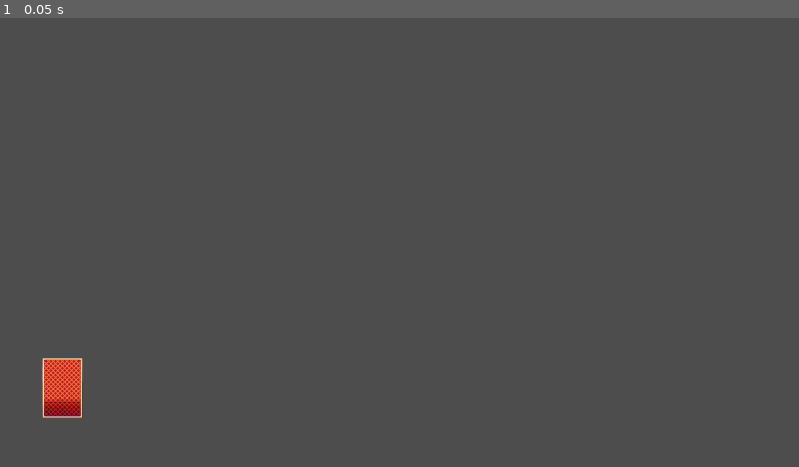
Above: before the commit, frame 1.
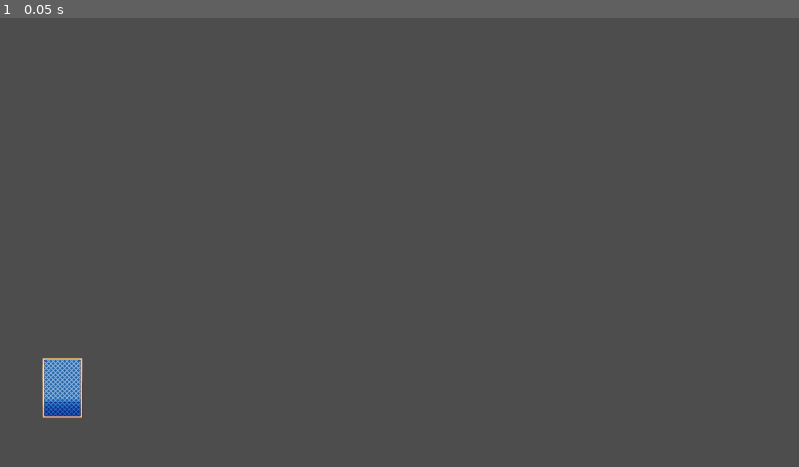
Above: after the commit, the same moment.

Repository: DanielHance/Multiplayer-card-Test-Project
Game: Godot game, scene res://Scenes/Card.tscn
Same seed, same stepped clock (60 frames per second), same inputs: the game is played once before the commit and once after it. This scene is started directly instead of the project's main scene.
Inputs:
- Up to frame 1 (0.05 s): no input

The runs differ from the first frame. In frame 1, 0.6% of the frame differs, in the area x 5-11%, y 76-89%.
Error in both runs: Invalid call. Nonexistent function 'connect_card_signals' in base 'Window'. (res://Script/Card.gd:11)

Commit message:
Card Flip

Diff:
--- a/Scenes/Card.tscn
+++ b/Scenes/Card.tscn
@@ -1,22 +1,205 @@
 [gd_scene format=3 uid="uid://belvm77225t2m"]
 
 [ext_resource type="Script" uid="uid://bbxq81ibqj15q" path="res://Script/Card.gd" id="1_3p273"]
-[ext_resource type="Texture2D" uid="uid://cfaq6w0aqdb7i" path="res://Assets/Cards/card-back2.png" id="2_h8wm0"]
+[ext_resource type="Texture2D" uid="uid://bhbvrlmn3ex85" path="res://Assets/Cards/card-back1.png" id="2_h8wm0"]
+[ext_resource type="Texture2D" uid="uid://cetv7rqyjfqks" path="res://Assets/Cards/card-blank.png" id="3_3m7nw"]
 
 [sub_resource type="RectangleShape2D" id="RectangleShape2D_hael8"]
 size = Vector2(96, 144)
+
+[sub_resource type="Animation" id="Animation_kphy1"]
+length = 0.001
+tracks/0/type = "value"
+tracks/0/imported = false
+tracks/0/enabled = true
+tracks/0/path = NodePath("Health:modulate")
+tracks/0/interp = 1
+tracks/0/loop_wrap = true
+tracks/0/keys = {
+"times": PackedFloat32Array(0),
+"transitions": PackedFloat32Array(1),
+"update": 0,
+"values": [Color(0, 0, 0, 0)]
+}
+tracks/1/type = "value"
+tracks/1/imported = false
+tracks/1/enabled = true
+tracks/1/path = NodePath("Attack:modulate")
+tracks/1/interp = 1
+tracks/1/loop_wrap = true
+tracks/1/keys = {
+"times": PackedFloat32Array(0),
+"transitions": PackedFloat32Array(1),
+"update": 0,
+"values": [Color(0, 0, 0, 0)]
+}
+tracks/2/type = "value"
+tracks/2/imported = false
+tracks/2/enabled = true
+tracks/2/path = NodePath("CardImageBack:scale")
+tracks/2/interp = 1
+tracks/2/loop_wrap = true
+tracks/2/keys = {
+"times": PackedFloat32Array(0),
+"transitions": PackedFloat32Array(1),
+"update": 0,
+"values": [Vector2(1, 1)]
+}
+tracks/3/type = "value"
+tracks/3/imported = false
+tracks/3/enabled = true
+tracks/3/path = NodePath("CardImageBack:z_index")
+tracks/3/interp = 1
+tracks/3/loop_wrap = true
+tracks/3/keys = {
+"times": PackedFloat32Array(0),
+"transitions": PackedFloat32Array(1),
+"update": 1,
+"values": [0]
+}
+tracks/4/type = "value"
+tracks/4/imported = false
+tracks/4/enabled = true
+tracks/4/path = NodePath("CardImage:z_index")
+tracks/4/interp = 1
+tracks/4/loop_wrap = true
+tracks/4/keys = {
+"times": PackedFloat32Array(0),
+"transitions": PackedFloat32Array(1),
+"update": 1,
+"values": [-1]
+}
+tracks/5/type = "value"
+tracks/5/imported = false
+tracks/5/enabled = true
+tracks/5/path = NodePath("CardImage:scale")
+tracks/5/interp = 1
+tracks/5/loop_wrap = true
+tracks/5/keys = {
+"times": PackedFloat32Array(0),
+"transitions": PackedFloat32Array(1),
+"update": 0,
+"values": [Vector2(1, 1)]
+}
+
+[sub_resource type="Animation" id="Animation_wejov"]
+resource_name = "card_flip"
+step = 0.01
+tracks/0/type = "value"
+tracks/0/imported = false
+tracks/0/enabled = true
+tracks/0/path = NodePath("Health:modulate")
+tracks/0/interp = 1
+tracks/0/loop_wrap = true
+tracks/0/keys = {
+"times": PackedFloat32Array(0, 0.1512283, 0.20143609),
+"transitions": PackedFloat32Array(1, 1, 1),
+"update": 0,
+"values": [Color(0, 0, 0, 0), Color(0, 0, 0, 0), Color(0, 0, 0, 1)]
+}
+tracks/1/type = "value"
+tracks/1/imported = false
+tracks/1/enabled = true
+tracks/1/path = NodePath("Attack:modulate")
+tracks/1/interp = 1
+tracks/1/loop_wrap = true
+tracks/1/keys = {
+"times": PackedFloat32Array(0, 0.1512283, 0.20143609),
+"transitions": PackedFloat32Array(1, 1, 1),
+"update": 0,
+"values": [Color(0, 0, 0, 0), Color(0, 0, 0, 0), Color(0, 0, 0, 1)]
+}
+tracks/2/type = "value"
+tracks/2/imported = false
+tracks/2/enabled = true
+tracks/2/path = NodePath("CardImageBack:scale")
+tracks/2/interp = 1
+tracks/2/loop_wrap = true
+tracks/2/keys = {
+"times": PackedFloat32Array(0, 0.1010205, 0.20083117),
+"transitions": PackedFloat32Array(1, 1, 1),
+"update": 0,
+"values": [Vector2(1, 1), Vector2(0.1, 1), Vector2(1, 1)]
+}
+tracks/3/type = "value"
+tracks/3/imported = false
+tracks/3/enabled = true
+tracks/3/path = NodePath("CardImageBack:z_index")
+tracks/3/interp = 1
+tracks/3/loop_wrap = true
+tracks/3/keys = {
+"times": PackedFloat32Array(0, 0.1010205),
+"transitions": PackedFloat32Array(1, 1),
+"update": 1,
+"values": [0, -1]
+}
+tracks/4/type = "value"
+tracks/4/imported = false
+tracks/4/enabled = true
+tracks/4/path = NodePath("CardImage:z_index")
+tracks/4/interp = 1
+tracks/4/loop_wrap = true
+tracks/4/keys = {
+"times": PackedFloat32Array(0, 0.1010205),
+"transitions": PackedFloat32Array(1, 1),
+"update": 1,
+"values": [-1, 0]
+}
+tracks/5/type = "value"
+tracks/5/imported = false
+tracks/5/enabled = true
+tracks/5/path = NodePath("CardImage:scale")
+tracks/5/interp = 1
+tracks/5/loop_wrap = true
+tracks/5/keys = {
+"times": PackedFloat32Array(0, 0.1010205, 0.20083117),
+"transitions": PackedFloat32Array(1, 1, 1),
+"update": 0,
+"values": [Vector2(1, 1), Vector2(0.1, 1), Vector2(1, 1)]
+}
+
+[sub_resource type="AnimationLibrary" id="AnimationLibrary_c6tr3"]
+_data = {
+&"RESET": SubResource("Animation_kphy1"),
+&"card_flip": SubResource("Animation_wejov")
+}
 
 [node name="Card" type="Node2D" unique_id=863296413]
 position = Vector2(150, 890)
 script = ExtResource("1_3p273")
 
+[node name="CardImageBack" type="Sprite2D" parent="." unique_id=247275814]
+texture = ExtResource("2_h8wm0")
+
 [node name="CardImage" type="Sprite2D" parent="." unique_id=960466032]
-texture = ExtResource("2_h8wm0")
+z_index = -1
+texture = ExtResource("3_3m7nw")
 
 [node name="Area2D" type="Area2D" parent="." unique_id=1272793799]
 
 [node name="CollisionShape2D" type="CollisionShape2D" parent="Area2D" unique_id=1851629062]
 shape = SubResource("RectangleShape2D_hael8")
 
+[node name="Attack" type="RichTextLabel" parent="." unique_id=121991528]
+modulate = Color(0, 0, 0, 0)
+offset_left = -38.0
+offset_top = 27.0
+offset_right = 2.0
+offset_bottom = 67.0
+scale = Vector2(2, 2)
+text = "0"
+
+[node name="Health" type="RichTextLabel" parent="." unique_id=1725598040]
+modulate = Color(0, 0, 0, 0)
+offset_left = 19.0
+offset_top = 27.0
+offset_right = 59.0
+offset_bottom = 67.0
+scale = Vector2(2, 2)
+text = "0"
+
+[node name="AnimationPlayer" type="AnimationPlayer" parent="." unique_id=284517836]
+libraries/ = SubResource("AnimationLibrary_c6tr3")
+
 [connection signal="mouse_entered" from="Area2D" to="." method="_on_area_2d_mouse_entered"]
 [connection signal="mouse_exited" from="Area2D" to="." method="_on_area_2d_mouse_exited"]
--- a/Scenes/Deck.gd
+++ /dev/null
@@ -1,29 +0,0 @@
-extends Node2D
-
-const CARD_SCENE_PATH = "res://Scenes/Card.tscn"
-const CARD_DRAW_SPEED = 1
-
-var player_deck = ["knight", "knight", "knight"]
-
-
-func _ready() -> void:
-	$Area2D/RichTextLabel.text = str(player_deck.size())
-
-
-
-func draw_card():
-	var card_drawn = player_deck[0]
-	player_deck.erase(card_drawn)
-
-	#If player drew last card in the deck, disable the deck
-	if player_deck.size() == 0:
-		$Area2D/CollisionShape2D.disabled = true
-		$Sprite2D.visible = false
-		$Area2D/RichTextLabel.visible = false
-
-	$Area2D/RichTextLabel.text = str(player_deck.size())
-	var card_scene = preload(CARD_SCENE_PATH)
-	var new_card = card_scene.instantiate()
-	$"../CardManager".add_child(new_card)
-	new_card.name = "Card"
-	$"../PlayerHand".add_card_to_hand(new_card, CARD_DRAW_SPEED)
--- a/Scenes/main.tscn
+++ b/Scenes/main.tscn
@@ -3,9 +3,9 @@
 [ext_resource type="Script" uid="uid://opeho03bp384" path="res://Script/CardManager.gd" id="1_8gbba"]
 [ext_resource type="PackedScene" uid="uid://cuxs78nmua7i4" path="res://Scenes/CardSlot.tscn" id="2_jjvhh"]
 [ext_resource type="Script" uid="uid://fo13o8vwoy5s" path="res://Script/PlayerHand.gd" id="3_kry3j"]
-[ext_resource type="Script" uid="uid://clcgxrgdst6vv" path="res://Scenes/Deck.gd" id="4_21xkr"]
+[ext_resource type="Script" uid="uid://clcgxrgdst6vv" path="res://Script/Deck.gd" id="4_21xkr"]
 [ext_resource type="Texture2D" uid="uid://bm8b4gt6oj3hh" path="res://Assets/Deck.png" id="4_jjvhh"]
-[ext_resource type="Script" uid="uid://bow2g1g736pwv" path="res://Scenes/InputManager.gd" id="6_6bp64"]
+[ext_resource type="Script" uid="uid://bow2g1g736pwv" path="res://Script/InputManager.gd" id="6_6bp64"]
 
 [sub_resource type="RectangleShape2D" id="RectangleShape2D_kry3j"]
 size = Vector2(180, 266)
--- /dev/null
+++ b/Script/CardDatabase.gd
@@ -0,0 +1,6 @@
+#Attack, Helath, Value
+const CARDS = {
+	"Jack" : [1, 1, 11],
+	"Queen" : [4, 4, 12],
+	"King" : [8, 8, 13]
+}
--- /dev/null
+++ b/Script/Deck.gd
@@ -0,0 +1,38 @@
+extends Node2D
+
+const CARD_SCENE_PATH = "res://Scenes/Card.tscn"
+const CARD_DRAW_SPEED = 0.2
+
+var player_deck = ["Jack", "Queen", "King"]
+var card_database_reference
+
+
+func _ready() -> void:
+	player_deck.shuffle()
+	$Area2D/RichTextLabel.text = str(player_deck.size())
+	card_database_reference = preload("res://Script/CardDatabase.gd")
+
+
+
+func draw_card():
+	var card_drawn_name = player_deck[0]
+	player_deck.erase(card_drawn_name)
+
+	#If player drew last card in the deck, disable the deck
+	if player_deck.size() == 0:
+		$Area2D/CollisionShape2D.disabled = true
+		$Sprite2D.visible = false
+		$Area2D/RichTextLabel.visible = false
+
+	$Area2D/RichTextLabel.text = str(player_deck.size())
+	var card_scene = preload(CARD_SCENE_PATH)
+	var new_card = card_scene.instantiate()
+	var card_image_path = "res://Assets/Cards/card-hearts-" + str(card_database_reference.CARDS[card_drawn_name][2]) + ".png"
+	print(card_image_path)
+	new_card.get_node("CardImage").texture = load(card_image_path)
+	new_card.get_node("Attack").text = str(card_database_reference.CARDS[card_drawn_name][0])
+	new_card.get_node("Health").text = str(card_database_reference.CARDS[card_drawn_name][1])
+	$"../CardManager".add_child(new_card)
+	new_card.name = "Card"
+	$"../PlayerHand".add_card_to_hand(new_card, CARD_DRAW_SPEED)
+	new_card.get_node("AnimationPlayer").play("card_flip")
Not shown, added: Script/CardDatabase.gd.uid
Renamed: Scenes/Deck.gd.uid -> Script/Deck.gd.uid
Renamed: Scenes/InputManager.gd -> Script/InputManager.gd
Renamed: Scenes/InputManager.gd.uid -> Script/InputManager.gd.uid
